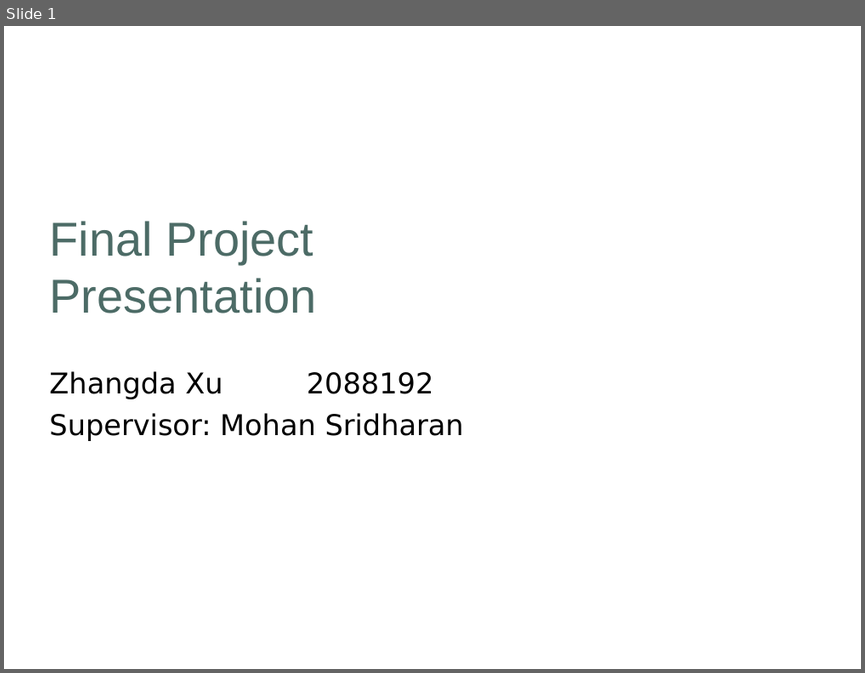
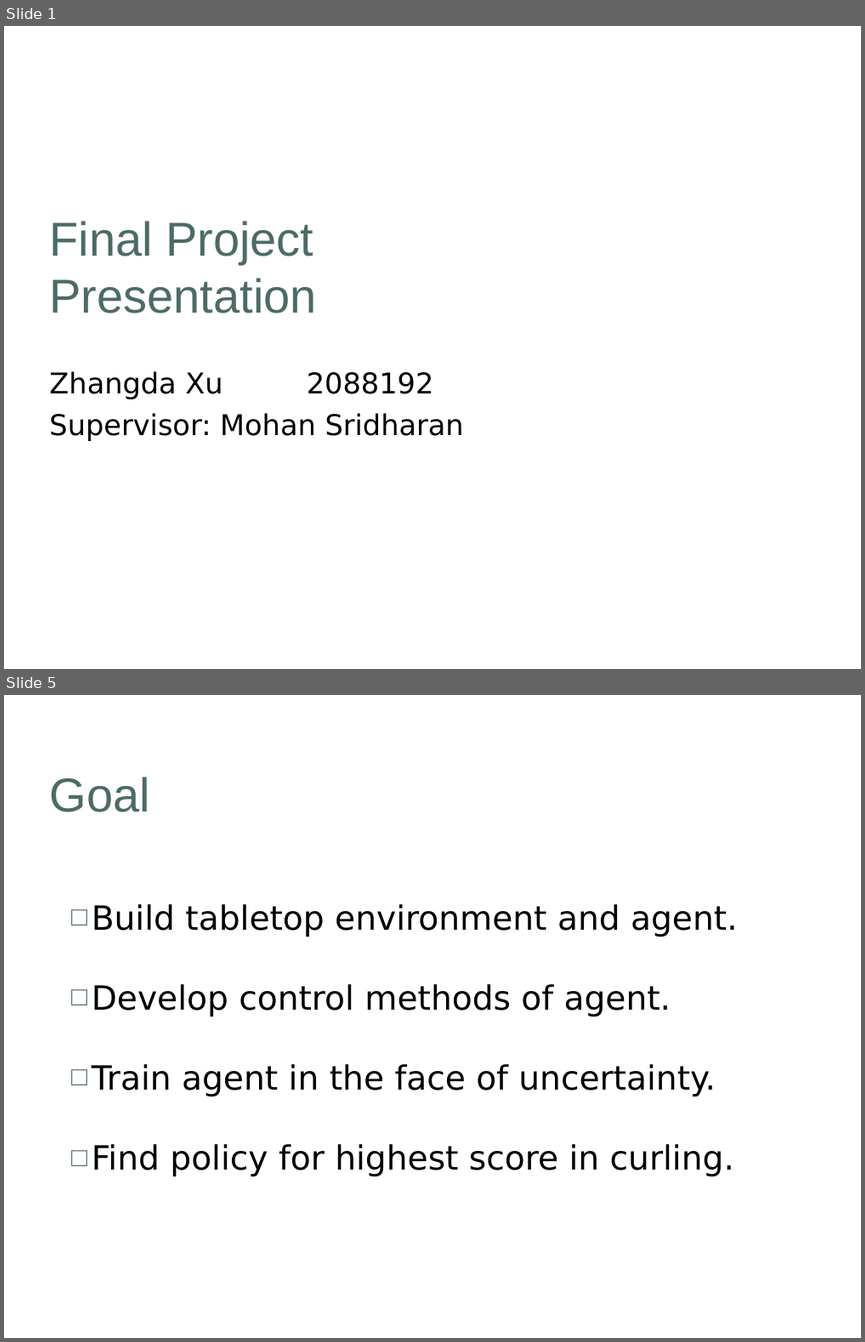
Before and after one commit to khulaifi95/ACS, a slide deck: Project/Presentation/Draft_Presentation.ppt. Shown one above the other, each under a label of ours: slide 1 before the commit, slides 1 and 5 after it; the slides between them are not shown. The pictures are 865x673 and 865x1342 pixels, drawn with LibreOffice and Linux fonts; fonts in the diff are those of the drawing; background and template pictures are left out. Boxes give left, top, right and bottom in pixels: in the first picture for what was removed or moved away, otherwise in the second. Text is boxed around its words. In the diff, an @@ line names an element or a change of style, - is before the commit and + after.

```diff
--- a/Project/Presentation/Draft_Presentation.ppt
+++ b/Project/Presentation/Draft_Presentation.ppt
@@ slide 5 added at (4, 695, 861, 1338), background picture (left out) @@
@@ title added at (50, 777, 150, 812), 40 pt, text #4C6B66 @@
+Goal
@@ text added at (92, 904, 738, 1176), 28 pt, text #000000 @@
+□ Build tabletop environment and agent.
+□ Develop control methods of agent.
+□ Train agent in the face of uncertainty.
+□ Find policy for highest score in curling.
```
Also in this commit, not shown: 5 slides changed, 23 other slides added, 15 slides removed, 6 other files.
